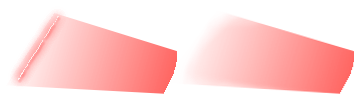
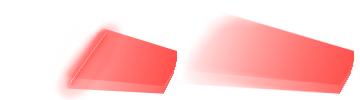
Revision of a layered 360×100 image; what changed, layer by layer:
added layer "Paint Layer 7" (1st of 4, in "Group 6") (50%) in group "Group 6" over [128, 15, 354, 87]
painted on "Paint Layer 7" (2nd of 4, in "Group 6") over [128, 15, 354, 87]
added layer "Paint Layer 7" (3rd of 4, in "Group 6") (50%) in group "Group 6" over [7, 9, 256, 100]
painted on "Paint Layer 7" (4th of 4, in "Group 6") over [7, 9, 256, 100]
painted on "Paint Layer 5" over [7, 9, 192, 100]
added layer "Paint Layer 8" (20%) in group "Group 6" over [7, 9, 128, 100]